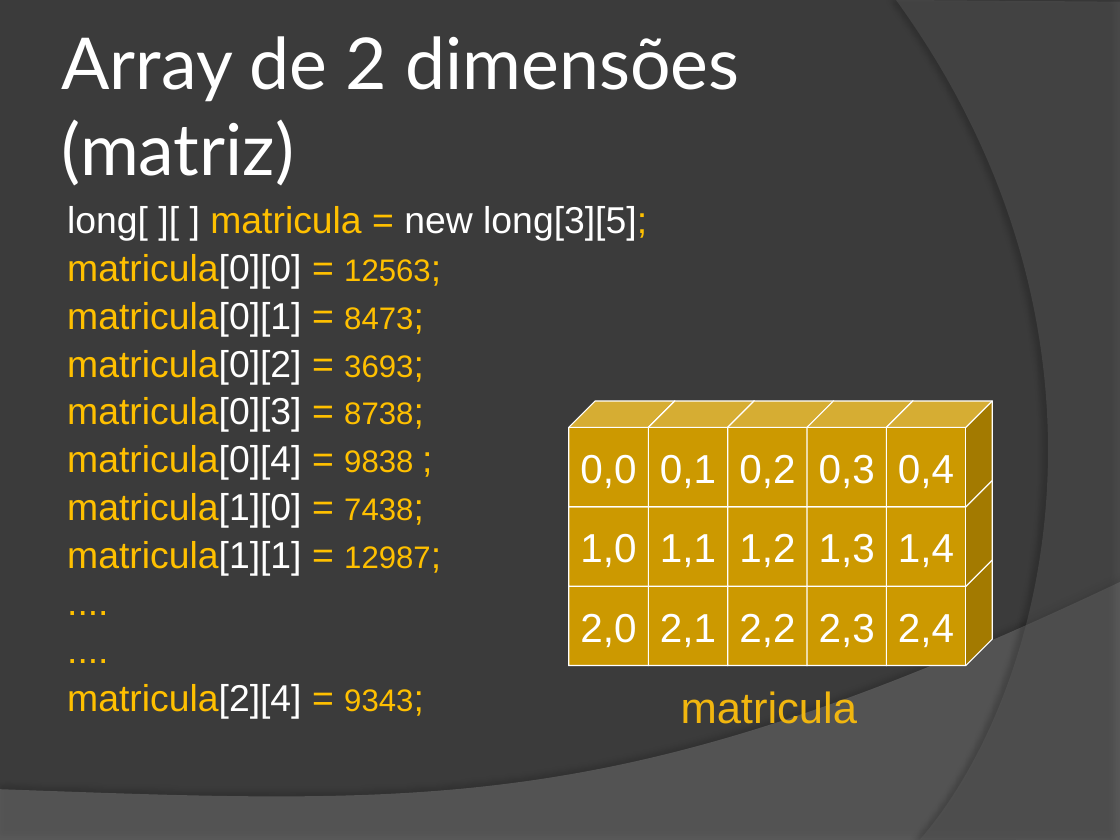
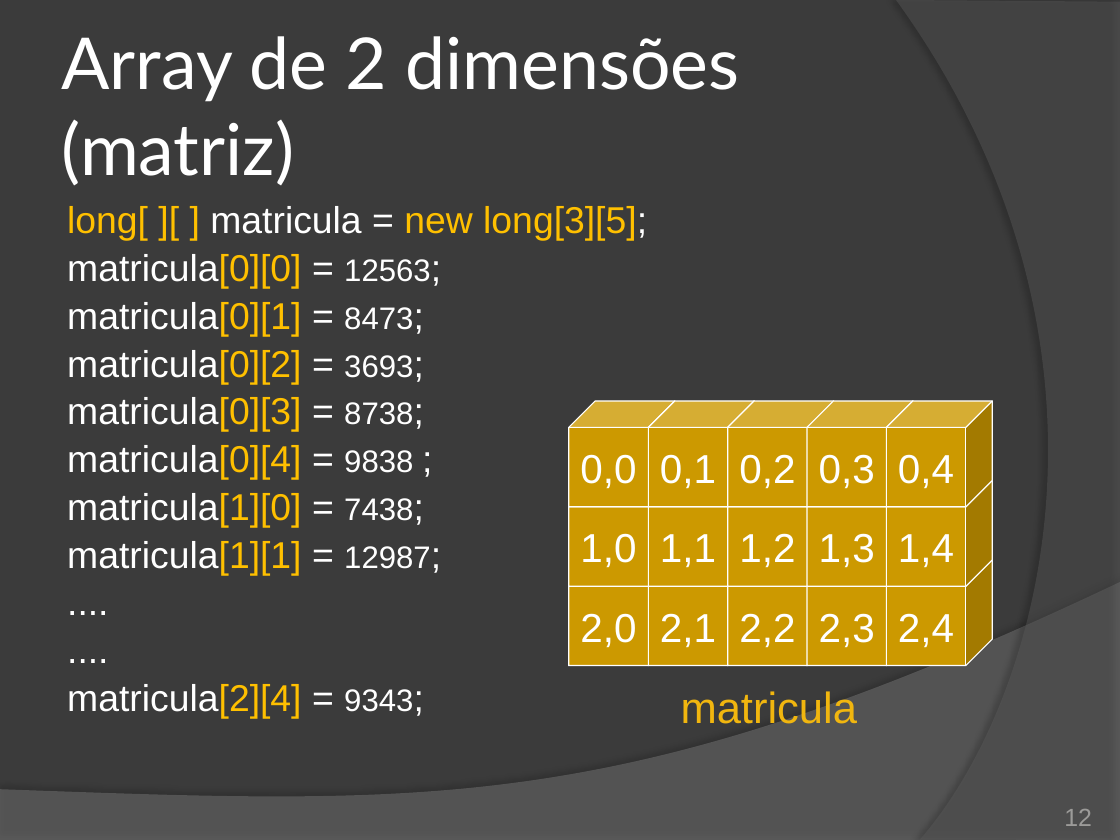
Before and after one commit to duchesqui/slzvieira-training, a slide deck: slide 12 of 2-Java-Programmer-Modulo-II/07.Capitulo02.pptx. Drawn at 1120x840 pixels with LibreOffice and Linux fonts; fonts in the diff are those of the drawing. Boxes give left, top, right and bottom in pixels: in the first picture for what was removed or moved away, otherwise in the second. Text is boxed around its words. In the diff, an @@ line names an element or a change of style, - is before the commit and + after.

```diff
--- a/2-Java-Programmer-Modulo-II/07.Capitulo02.pptx
+++ b/2-Java-Programmer-Modulo-II/07.Capitulo02.pptx
@@ text "long[ ][ ] matricula = ..." at (67, 206, 647, 719): text colour #FFFFFF to #FFC000 in "long[ ][ ] new long[3][5];", "matricula[0][0]", "matricula[0][1]", "matricula[0][2]" and 5 more places; text colour #FFC000 to #FFFFFF in "matricula = long[3][5];", "matricula[0][0] = 12563;", "matricula[0][1] = 8473;", "matricula[0][2] = 3693;" and 7 more places @@
@@ page number added at (1064, 809, 1092, 826), 16 pt, text #9D9B9A @@
+12
```
Also in this commit, not shown: 16 other slides changed, 1 slide added, 11 other files.
